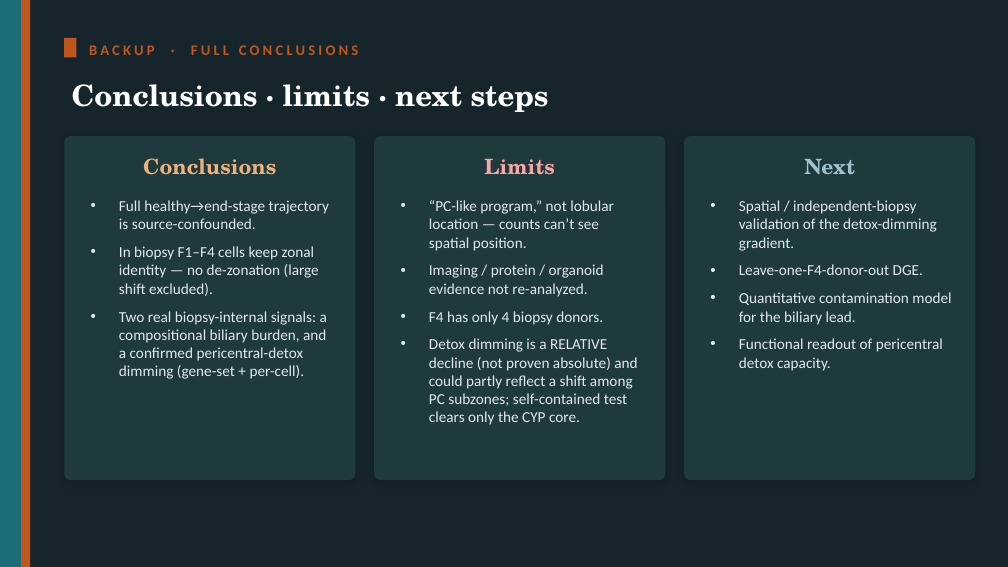
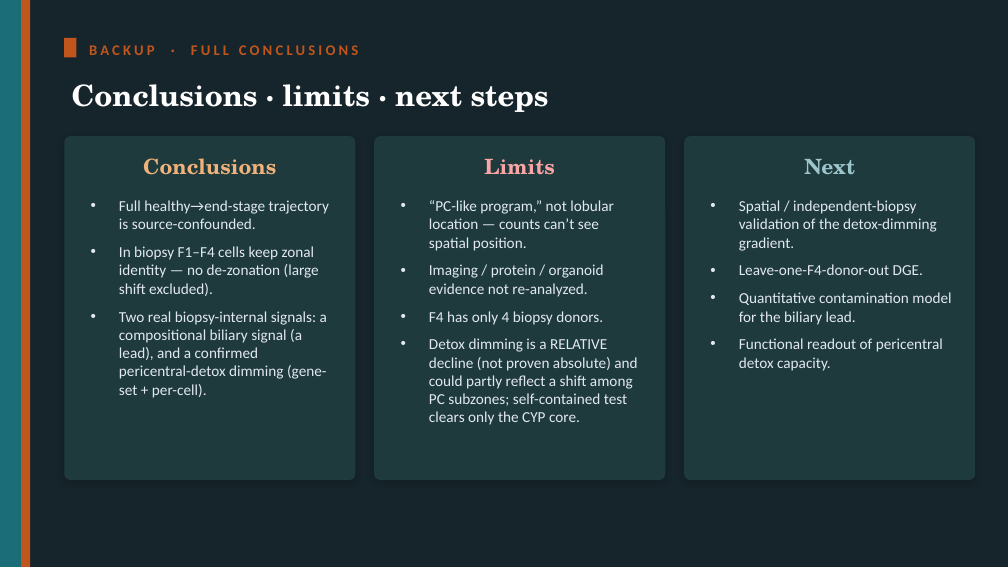
Before and after one commit to roeetekoah/liver-zonation, a slide deck: slide 28 of presentation/MASLD_zonation.pptx (slide 29 before the commit). Drawn at 1008x567 pixels with LibreOffice and Linux fonts; fonts in the diff are those of the drawing. Boxes give left, top, right and bottom in pixels: in the first picture for what was removed or moved away, otherwise in the second. Text is boxed around its words. In the diff, an @@ line names an element or a change of style, - is before the commit and + after.

```diff
--- a/presentation/MASLD_zonation.pptx
+++ b/presentation/MASLD_zonation.pptx
@@ text at <box>119,311,327,398</box>: text changed @@
-• Two real biopsy-internal signals: a compositional biliary burden, and a confirmed pericentral-detox dimming (gene-set + per-cell).
+• Two real biopsy-internal signals: a compositional biliary signal (a lead), and a confirmed pericentral-detox dimming (gene-set + per-cell).
```
Also in this commit, not shown: 15 other slides changed, 2 slides added, 3 slides removed, 2 other files.
